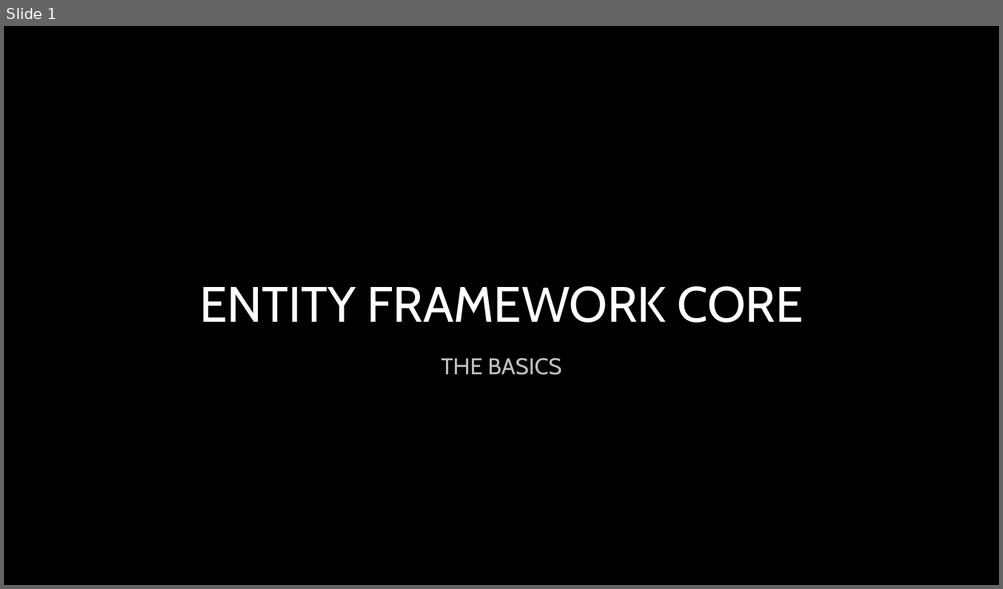
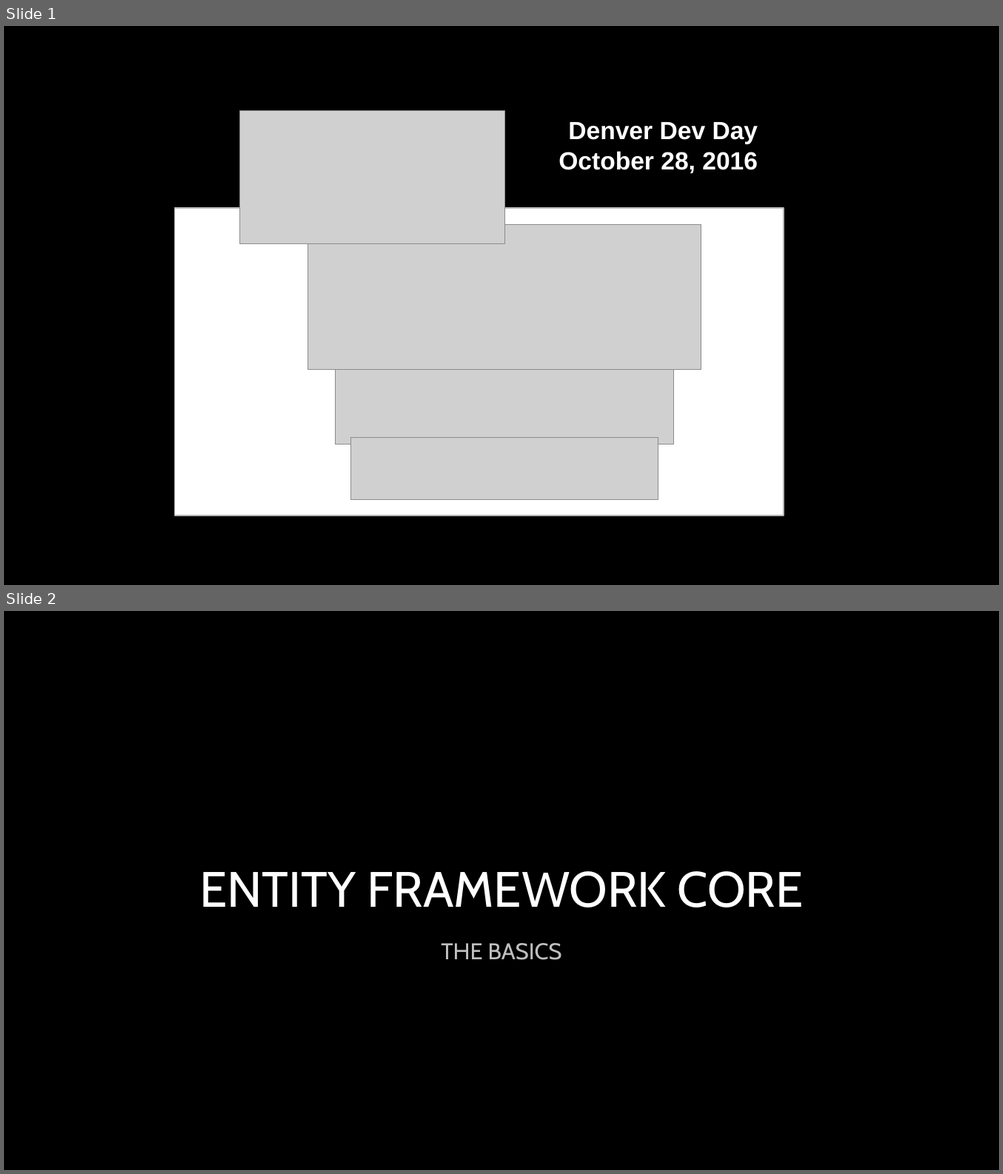
Before and after one commit to SpilledMilkCOM/DenDevDayEFCore, a slide deck: Entity Framework Core.pptx. Shown one above the other, each under a label of ours: slide 1 before the commit, slides 1 and 2 after it. The pictures are 1003x589 and 1003x1174 pixels, drawn with LibreOffice and Linux fonts; fonts in the diff are those of the drawing; grey boxes stand for pictures; background and template pictures are left out. Boxes give left, top, right and bottom in pixels: in the first picture for what was removed or moved away, otherwise in the second. Text is boxed around its words. In the diff, an @@ line names an element or a change of style, - is before the commit and + after.

Commit message:
Added sponsor slide.

```diff
--- a/Entity Framework Core.pptx
+++ b/Entity Framework Core.pptx
@@ slide 1 added at [4, 26, 999, 585], background picture (left out) @@
@@ picture added at [240, 111, 506, 244] @@
@@ text added at [558, 122, 758, 174], 24 pt, text #FFFFFF, bold @@
+Denver Dev Day
+October 28, 2016
@@ rectangle added at [175, 208, 784, 516], fill #FFFFFF, outline #B5B5B5 1.25 pt @@
@@ picture added at [307, 225, 701, 370] @@
@@ picture added at [336, 335, 673, 444] @@
@@ picture added at [350, 438, 658, 500] @@
@@ what was slide 1 is now slide 2 @@
```
